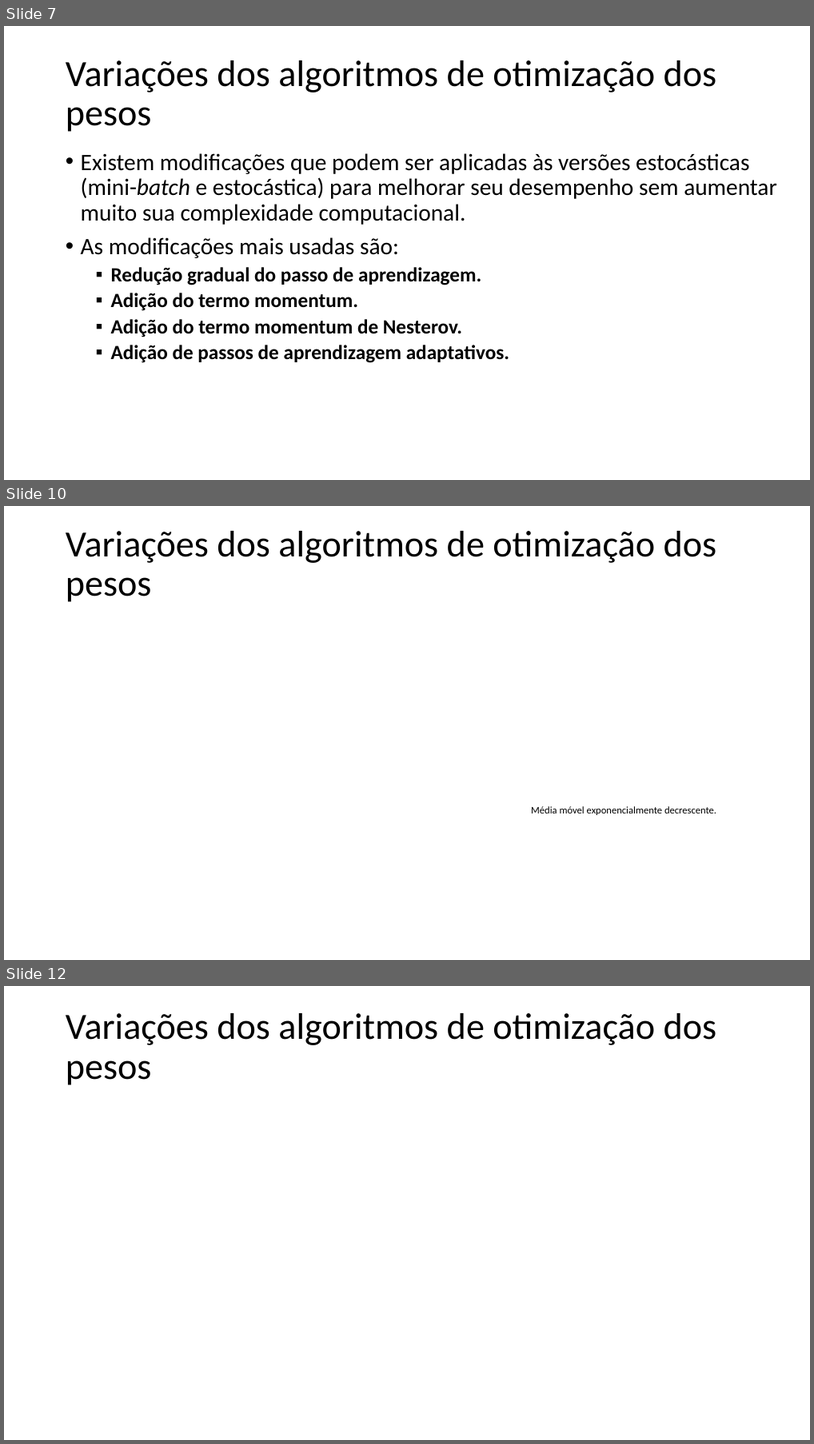
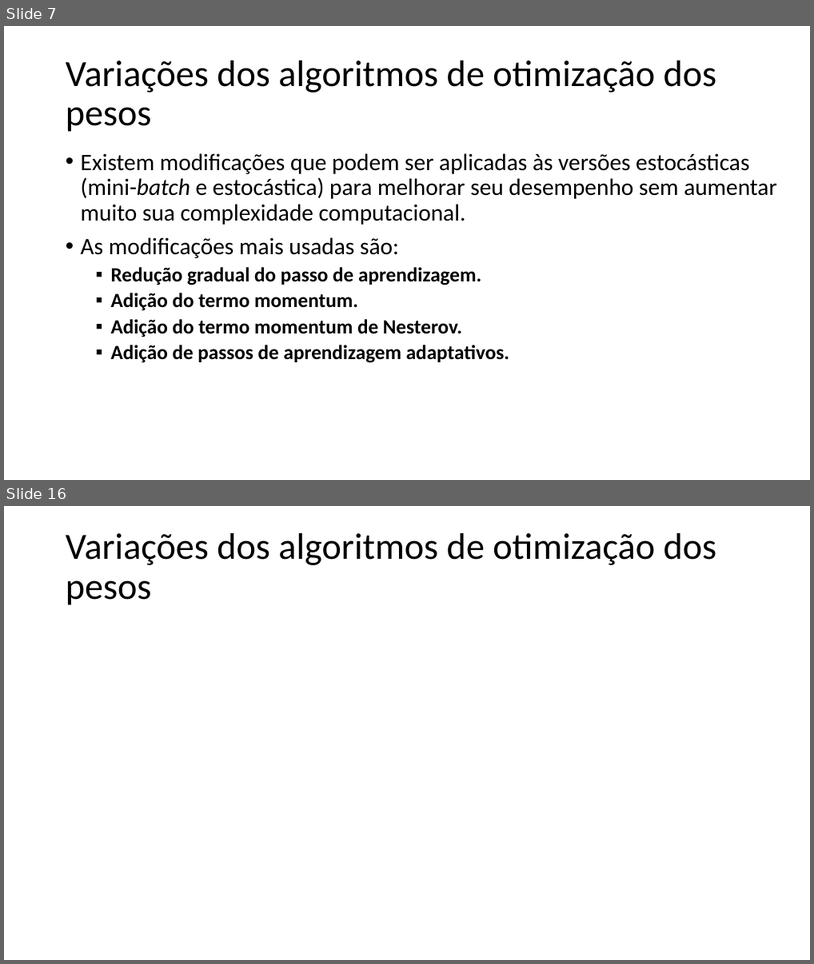
Before and after one commit to zz4fap/t320_aprendizado_de_maquina, a slide deck: slides/T320_Redes_Neurais_Artificiais (Parte IV).pptx. Shown one above the other, each under a label of ours: slides 7, 10 and 12 before the commit, slides 7 and 16 after it; the slides between them are not shown. The pictures are 814x1444 and 814x964 pixels, drawn with LibreOffice and Linux fonts; fonts in the diff are those of the drawing; grey boxes stand for pictures. Boxes give left, top, right and bottom in pixels: in the first picture for what was removed or moved away, otherwise in the second. Text is boxed around its words. In the diff, an @@ line names an element or a change of style, - is before the commit and + after.

```diff
--- a/slides/T320_Redes_Neurais_Artificiais (Parte IV).pptx
+++ b/slides/T320_Redes_Neurais_Artificiais (Parte IV).pptx
@@ slide 10 removed at (4, 506, 810, 960), background #FFFFFF @@
@@ title removed at (66, 531, 718, 602) @@
-Variações dos algoritmos de otimização dos pesos
@@ text removed at (531, 806, 717, 815) @@
-Média móvel exponencialmente decrescente.
@@ what was slide 12 is now slide 16 @@
```
Also in this commit, not shown: 1 slide changed, 7 slides added, 2 other slides removed, 1 other file.
